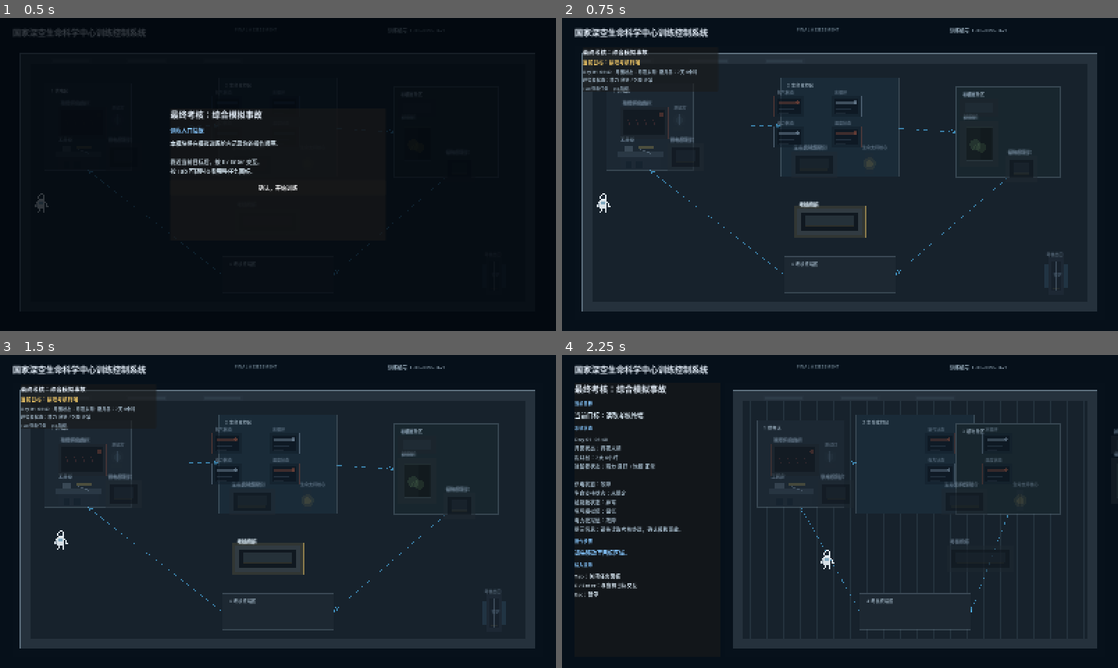
Above: before the commit, frames 1-4 (two rows, left to right).
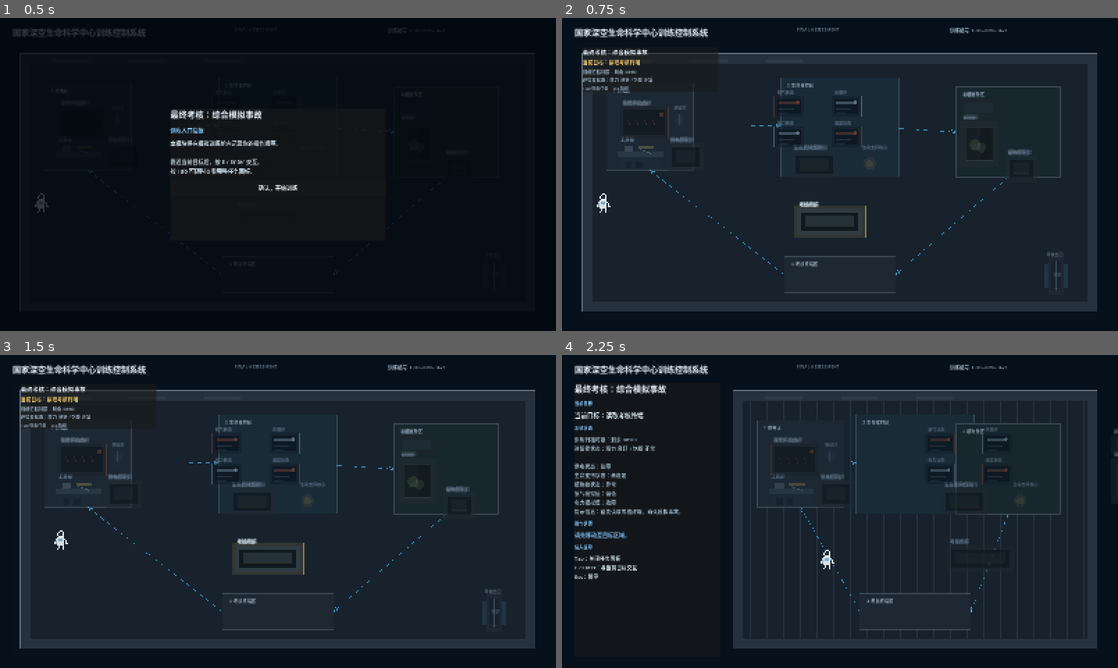
Above: after the commit, the same moments.

Repository: chinnseii/guanghan-outpost
Game: Godot game, scene res://scenes/training/FinalAssessmentScene.tscn
The game is run twice, just before and just after one commit, with the same random seed, the same clock (stepped at 60 frames per second) and the same inputs. This scene is started directly instead of the project's main scene.
Inputs (mouse positions are in pixels of both pictures, inside the frame that each line leads up to):
- Up to frame 1 (0.5 s): no input
- Up to frame 2 (0.75 s): click "确认，开始训练" at 0.5 s
- Up to frame 3 (1.5 s): tap Enter at 1.25 s; move the mouse to (400, 495) at 1.27 s; hold Right (ui_right) from 1.28 s (still down); hold E (interact) from 1.28 s (still down); click (400, 495) at 1.42 s
- Up to frame 4 (2.25 s): move the mouse to (728, 527) at 2.02 s; release Right (ui_right) at 2.03 s; release E (interact) at 2.03 s; hold Down (ui_down) from 2.03 s (still down); tap Tab (mission_panel) at 2.1 s

Frame 1 is identical in both runs. In frame 2, 0.2% of the frame differs, in the area x 3-25%, y 16-19%; in frame 3, 0.2%; in frame 4, 2.4%, in the area x 2-22%, y 26-78%.

Commit message:
Add training-only time system (TrainingTimeManager)
Adds a self-contained 480-minute (8-hour) archive time budget for the
ground candidate training sequence, fully isolated from the real
TimeManager: training happens on Earth before Day 01 06:40, so it must
never advance official mission time, the lunar day/night cycle,
BaseStatusManager, or PlantGrowthManager.

TrainingTimeManager.advance_training_time()/check_training_timeout()
implement the spec's pass/fail rule: timing out with all five core
training modules complete is a settlement moment (fine), timing out
with any incomplete is a training failure
(TrainingManager.fail_training("archive_time_expired")) -- explicitly
not a death/Game Over state, just "candidate file archived, deployment
clearance not activated".

training_module_scene.gd (shared by all 5 training modules + the final
assessment) now routes its one time-advancing call through
TrainingTimeManager instead of TimeManager, and its HUD shows "训练归档
时限：剩余 HH:MM" instead of the real lunar date -- the only behavior
change to that shared file. The duration-constant lookup
(TimeManager.action_minutes() as a fallback table) was deliberately left
alone since it's read-only and doesn't advance anything.

No failure-recap scene/UI was built this round -- training_status(),
training_failure_reason(), and get_time_log() are queryable but not yet
surfaced in any scene, noted as a known gap.

Co-Authored-By: Claude Sonnet 5 <noreply@anthropic.com>

Diff:
--- a/project.godot
+++ b/project.godot
@@ -32,6 +32,7 @@
 StorageManager="*res://scripts/managers/StorageManager.gd"
 SupplyManager="*res://scripts/managers/SupplyManager.gd"
 RepairManager="*res://scripts/managers/RepairManager.gd"
+TrainingTimeManager="*res://scripts/managers/TrainingTimeManager.gd"
 
 [display]
 
--- a/scripts/main.gd
+++ b/scripts/main.gd
@@ -3810,6 +3810,13 @@
 		add_log("Training progress reset.")
 		_refresh_main_menu()
 	))
+	box.add_child(_make_dev_button("Training Time Debug: Show Status", _debug_training_time_status))
+	box.add_child(_make_dev_button("Training Time Debug: Start (480 min)", _debug_training_time_start))
+	box.add_child(_make_dev_button("Training Time Debug: Advance +30", func(): _debug_training_time_advance(30)))
+	box.add_child(_make_dev_button("Training Time Debug: Advance +360 (Sleep)", func(): _debug_training_time_advance(360)))
+	box.add_child(_make_dev_button("Training Time Debug: Pause", _debug_training_time_pause))
+	box.add_child(_make_dev_button("Training Time Debug: Resume", _debug_training_time_resume))
+	box.add_child(_make_dev_button("Training Time Debug: Force Timeout", _debug_training_time_force_timeout))
 	box.add_child(_make_dev_button("Dev Only: Clear Save", _clear_current_save))
 
 func _make_dev_button(text: String, callback: Callable) -> Button:
@@ -4264,6 +4271,41 @@
 	if manager != null and manager.has_method("reset_to_arrival"):
 		manager.call("reset_to_arrival")
 		add_log("Repair debug: reset.\n%s" % String(manager.call("debug_values_text")))
+
+func _debug_training_time_status() -> void:
+	var manager := get_node_or_null("/root/TrainingTimeManager")
+	if manager != null and manager.has_method("debug_values_text"):
+		add_log("Training time debug:\n%s" % String(manager.call("debug_values_text")))
+
+func _debug_training_time_start() -> void:
+	var manager := get_node_or_null("/root/TrainingTimeManager")
+	if manager != null and manager.has_method("start_training_time"):
+		manager.call("start_training_time")
+		add_log("Training time debug: started (480 min archive limit).\n%s" % String(manager.call("debug_values_text")))
+
+func _debug_training_time_advance(minutes: int) -> void:
+	var manager := get_node_or_null("/root/TrainingTimeManager")
+	if manager != null and manager.has_method("debug_advance"):
+		manager.call("debug_advance", minutes, "debug_advance_%d" % minutes)
+		add_log("Training time debug: advanced +%d min.\n%s" % [minutes, String(manager.call("debug_values_text"))])
+
+func _debug_training_time_pause() -> void:
+	var manager := get_node_or_null("/root/TrainingTimeManager")
+	if manager != null and manager.has_method("pause_training_time"):
+		manager.call("pause_training_time")
+		add_log("Training time debug: paused.\n%s" % String(manager.call("debug_values_text")))
+
+func _debug_training_time_resume() -> void:
+	var manager := get_node_or_null("/root/TrainingTimeManager")
+	if manager != null and manager.has_method("resume_training_time"):
+		manager.call("resume_training_time")
+		add_log("Training time debug: resumed.\n%s" % String(manager.call("debug_values_text")))
+
+func _debug_training_time_force_timeout() -> void:
+	var manager := get_node_or_null("/root/TrainingTimeManager")
+	if manager != null and manager.has_method("debug_force_timeout"):
+		manager.call("debug_force_timeout")
+		add_log("Training time debug: forced timeout.\n%s" % String(manager.call("debug_values_text")))
 
 func _toggle_dev_menu() -> void:
 	if not has_node("UI/Root/DevMenu"):
--- /dev/null
+++ b/scripts/managers/TrainingTimeManager.gd
@@ -0,0 +1,155 @@
+extends Node
+
+## Training-only time budget for the ground candidate selection sequence.
+## Deliberately isolated from the real TimeManager: training happens on
+## Earth before Day 01 06:40, so it must never advance
+## TimeManager.total_minutes, the lunar day/night cycle, BaseStatusManager,
+## PlantGrowthManager, or any official base resource. See
+## docs/handoff/SYSTEMS_REFERENCE_FOR_DESIGN.md for the full boundary list.
+
+const TrainingManagerScript := preload("res://scripts/training/training_manager.gd")
+const SAVE_PATH := "user://saves/training_time_state.json"
+
+var archive_limit_minutes: int = 480
+var elapsed_minutes: int = 0
+var remaining_minutes: int = 480
+var training_time_active: bool = false
+var training_time_paused: bool = false
+var time_log: Array = []
+
+func _ready() -> void:
+	load_state()
+
+## -- Lifecycle
+
+func start_training_time(limit_minutes: int = 480) -> void:
+	archive_limit_minutes = limit_minutes
+	elapsed_minutes = 0
+	remaining_minutes = archive_limit_minutes
+	training_time_active = true
+	training_time_paused = false
+	time_log.clear()
+	_save_state()
+
+func stop_training_time() -> void:
+	training_time_active = false
+	_save_state()
+
+func pause_training_time() -> void:
+	training_time_paused = true
+	_save_state()
+
+func resume_training_time() -> void:
+	training_time_paused = false
+	_save_state()
+
+## -- Advancing time
+
+func advance_training_time(minutes: int, reason: String = "") -> void:
+	if not training_time_active:
+		return
+	if training_time_paused:
+		return
+	if minutes <= 0:
+		return
+	elapsed_minutes += minutes
+	remaining_minutes = max(archive_limit_minutes - elapsed_minutes, 0)
+	time_log.append({
+		"minutes": minutes,
+		"reason": reason,
+		"elapsed_after": elapsed_minutes,
+		"remaining_after": remaining_minutes,
+	})
+	_save_state()
+	check_training_timeout()
+
+## Fails training only when the archive time limit has fully run out AND
+## the required modules aren't all done yet -- if the required modules are
+## already complete when time hits zero, this is a pass/settlement moment,
+## not a failure, so it silently does nothing.
+func check_training_timeout() -> void:
+	if remaining_minutes > 0:
+		return
+	if TrainingManagerScript.are_required_modules_completed():
+		return
+	TrainingManagerScript.fail_training("archive_time_expired")
+
+## -- Display
+
+func get_elapsed_minutes() -> int:
+	return elapsed_minutes
+
+func get_remaining_minutes() -> int:
+	return remaining_minutes
+
+func get_archive_limit_minutes() -> int:
+	return archive_limit_minutes
+
+func get_remaining_time_text() -> String:
+	var hours: int = remaining_minutes / 60
+	var minutes: int = remaining_minutes % 60
+	return "%02d:%02d" % [hours, minutes]
+
+func get_time_log() -> Array:
+	return time_log
+
+## -- Debug helpers
+
+func debug_values_text() -> String:
+	var lines: Array[String] = [
+		"TrainingTimeManager: active=%s paused=%s" % [training_time_active, training_time_paused],
+		"archive_limit=%d elapsed=%d remaining=%d (%s)" % [
+			archive_limit_minutes, elapsed_minutes, remaining_minutes, get_remaining_time_text(),
+		],
+		"time_log entries=%d" % time_log.size(),
+	]
+	return "\n".join(lines)
+
+func debug_advance(minutes: int, reason: String = "debug_advance") -> void:
+	advance_training_time(minutes, reason)
+
+func debug_force_timeout() -> void:
+	advance_training_time(max(remaining_minutes, 1), "debug_force_timeout")
+
+## -- Persistence (optional per spec -- training doesn't have to survive a
+## restart mid-session, but every other manager in this project follows the
+## same load/save pattern, so this one does too for consistency).
+
+func serialize() -> Dictionary:
+	return {
+		"archive_limit_minutes": archive_limit_minutes,
+		"elapsed_minutes": elapsed_minutes,
+		"remaining_minutes": remaining_minutes,
+		"training_time_active": training_time_active,
+		"training_time_paused": training_time_paused,
+		"time_log": time_log.duplicate(true),
+	}
+
+func deserialize(data: Dictionary) -> void:
+	archive_limit_minutes = int(data.get("archive_limit_minutes", archive_limit_minutes))
+	elapsed_minutes = int(data.get("elapsed_minutes", elapsed_minutes))
+	remaining_minutes = int(data.get("remaining_minutes", remaining_minutes))
+	training_time_active = bool(data.get("training_time_active", training_time_active))
+	training_time_paused = bool(data.get("training_time_paused", training_time_paused))
+	var saved_log: Variant = data.get("time_log", [])
+	time_log = (saved_log as Array).duplicate(true) if saved_log is Array else []
+
+func load_state() -> void:
+	if not FileAccess.file_exists(SAVE_PATH):
+		return
+	var file := FileAccess.open(SAVE_PATH, FileAccess.READ)
+	if file == null:
+		return
+	var parsed: Variant = JSON.parse_string(file.get_as_text())
+	if typeof(parsed) != TYPE_DICTIONARY:
+		return
+	deserialize(parsed as Dictionary)
+
+func save_state() -> void:
+	_save_state()
+
+func _save_state() -> void:
+	DirAccess.make_dir_recursive_absolute(ProjectSettings.globalize_path("user://saves"))
+	var file := FileAccess.open(SAVE_PATH, FileAccess.WRITE)
+	if file != null:
+		file.store_string(JSON.stringify(serialize(), "\t"))
--- a/scripts/training/training_manager.gd
+++ b/scripts/training/training_manager.gd
@@ -48,6 +48,8 @@
 		"CompletedTrainingModules": [],
 		"FinalAssessmentCompleted": false,
 		"MissionAssignmentAccepted": false,
+		"TrainingStatus": "",
+		"TrainingFailureReason": "",
 		"OpeningFlowStage": "",
 		"CurrentSceneAfterTraining": START_SCENE,
 		"TimeState": {},
@@ -174,6 +176,13 @@
 	var plant_growth_manager := _plant_growth_manager()
 	if plant_growth_manager != null and plant_growth_manager.has_method("reset_to_arrival"):
 		plant_growth_manager.call("reset_to_arrival")
+	var training_time_manager := _training_time_manager()
+	if training_time_manager != null and training_time_manager.has_method("start_training_time"):
+		# Fully clears elapsed/remaining/time_log back to defaults, then
+		# immediately marks it inactive -- resetting progress shouldn't leave
+		# a countdown silently running until start_training() is called again.
+		training_time_manager.call("start_training_time")
+		training_time_manager.call("stop_training_time")
 	save_progress(default_data())
 
 static func start_training() -> void:
@@ -183,6 +192,9 @@
 	data["CurrentSceneAfterTraining"] = MODULE_01
 	save_progress(data)
 	update_candidate_file_status("训练序列中")
+	var training_time_manager := _training_time_manager()
+	if training_time_manager != null and training_time_manager.has_method("start_training_time"):
+		training_time_manager.call("start_training_time")
 
 static func set_current_module(module_id: String) -> void:
 	var data := load_progress()
@@ -216,6 +228,42 @@
 	save_progress(data)
 	if module_id == "final_assessment":
 		update_candidate_file_status("已通过最终考核")
+
+## Required modules are the five core training stations -- final_assessment
+## is the settlement step that happens once these are done, not one of the
+## modules the training archive timer is racing against. Used by
+## TrainingTimeManager.check_training_timeout() to decide pass vs. fail when
+## the archive time limit runs out.
+static func are_required_modules_completed() -> bool:
+	var data := load_progress()
+	return bool(data.get("SuitControlCompleted", false)) \
+		and bool(data.get("AirlockProcedureCompleted", false)) \
+		and bool(data.get("PowerRepairCompleted", false)) \
+		and bool(data.get("LifeSupportCompleted", false)) \
+		and bool(data.get("PlantDiagnosisCompleted", false))
+
+## Called by TrainingTimeManager.check_training_timeout() when the archive
+## time limit expires with required modules still incomplete. This is a
+## training-only failure state ("candidate file archived, deployment
+## clearance not activated") -- not a death/Game Over, and it must never
+## touch the official mission TimeManager/HealthManager/base state.
+static func fail_training(reason: String) -> void:
+	var data := load_progress()
+	if String(data.get("TrainingStatus", "")) == "failed":
+		return
+	data["TrainingStatus"] = "failed"
+	data["TrainingFailureReason"] = reason
+	save_progress(data)
+	update_candidate_file_status("候选人档案已归档")
+	var time_manager := _training_time_manager()
+	if time_manager != null and time_manager.has_method("stop_training_time"):
+		time_manager.call("stop_training_time")
+
+static func training_status() -> String:
+	return String(load_progress().get("TrainingStatus", ""))
+
+static func training_failure_reason() -> String:
+	return String(load_progress().get("TrainingFailureReason", ""))
 
 static func accept_assignment(opening_stage := "AssignmentBlackScreen") -> void:
 	var data := load_progress()
@@ -378,3 +426,9 @@
 	if tree == null or tree.root == null:
 		return null
 	return tree.root.get_node_or_null("StorageManager")
+
+static func _training_time_manager() -> Node:
+	var tree := Engine.get_main_loop() as SceneTree
+	if tree == null or tree.root == null:
+		return null
+	return tree.root.get_node_or_null("TrainingTimeManager")
--- a/scripts/training/training_module_scene.gd
+++ b/scripts/training/training_module_scene.gd
@@ -1561,14 +1561,20 @@
 		player.queue_redraw()
 	_complete_step()
 
+## Training runs on its own time budget (TrainingTimeManager), never the
+## real TimeManager -- training happens on Earth before Day 01 06:40 and
+## must not advance the official mission clock, day/night cycle, or base
+## state. _action_minutes() below still reads TimeManager.action_minutes()
+## as a duration constant table (read-only, no state mutation), which is
+## fine; only the actual time advancement is redirected here.
 func _advance_time_for_step(step: Dictionary) -> void:
-	var manager := _time_manager()
-	if manager == null or not manager.has_method("advance_time"):
+	var manager := _training_time_manager()
+	if manager == null or not manager.has_method("advance_training_time"):
 		return
 	var minutes := int(step.get("time_minutes", _default_time_minutes_for_step(step)))
 	if minutes <= 0:
 		return
-	manager.call("advance_time", minutes, String(step.get("time_reason", _time_reason_for_step(step))))
+	manager.call("advance_training_time", minutes, String(step.get("time_reason", _time_reason_for_step(step))))
 
 func _default_time_minutes_for_step(step: Dictionary) -> int:
 	var step_type := String(step.get("type", "interact"))
@@ -1620,11 +1626,21 @@
 		return null
 	return tree.root.get_node_or_null("TimeManager")
 
+func _training_time_manager() -> Node:
+	var tree := get_tree()
+	if tree == null or tree.root == null:
+		return null
+	return tree.root.get_node_or_null("TrainingTimeManager")
+
+## Shows the training archive countdown, not the real lunar day/time --
+## training happens before Day 01, so surfacing official mission time here
+## would be misleading. Naming follows the spec: always "训练归档时限", never
+## "教程倒计时"/"考试时间"/"Game Over 倒计时".
 func _time_hud_text() -> String:
-	var manager := _time_manager()
-	if manager == null or not manager.has_method("compact_hud_text"):
+	var manager := _training_time_manager()
+	if manager == null or not manager.has_method("get_remaining_time_text"):
 		return ""
-	return String(manager.call("compact_hud_text"))
+	return "训练归档时限：剩余 %s" % String(manager.call("get_remaining_time_text"))
 
 func _health_manager() -> Node:
 	var tree := get_tree()
@@ -1711,6 +1727,12 @@
 	completed = true
 	var next_module := String(module_data.get("next_module", "mission_assignment"))
 	TrainingManagerScript.mark_module_completed(module_id, next_module)
+	if module_id == "final_assessment":
+		# Training passed -- stop the archive countdown so it can't still
+		# time out and fail an already-completed candidate.
+		var training_time_manager := _training_time_manager()
+		if training_time_manager != null and training_time_manager.has_method("stop_training_time"):
+			training_time_manager.call("stop_training_time")
 	hint_label.text = _completed_hint_text()
 	_update_hud()
 
Not shown, changed: docs/handoff/CURRENT.md
Not shown, changed: docs/handoff/SYSTEMS_REFERENCE_FOR_DESIGN.md
